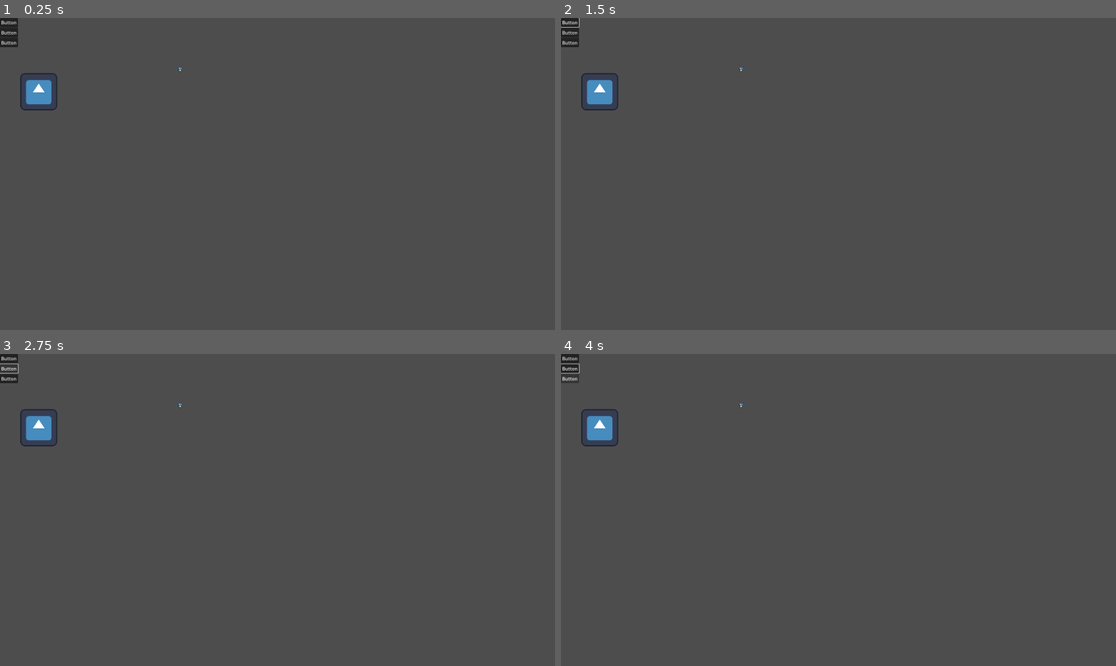
Above: before the commit, frames 1-4 (two rows, left to right).
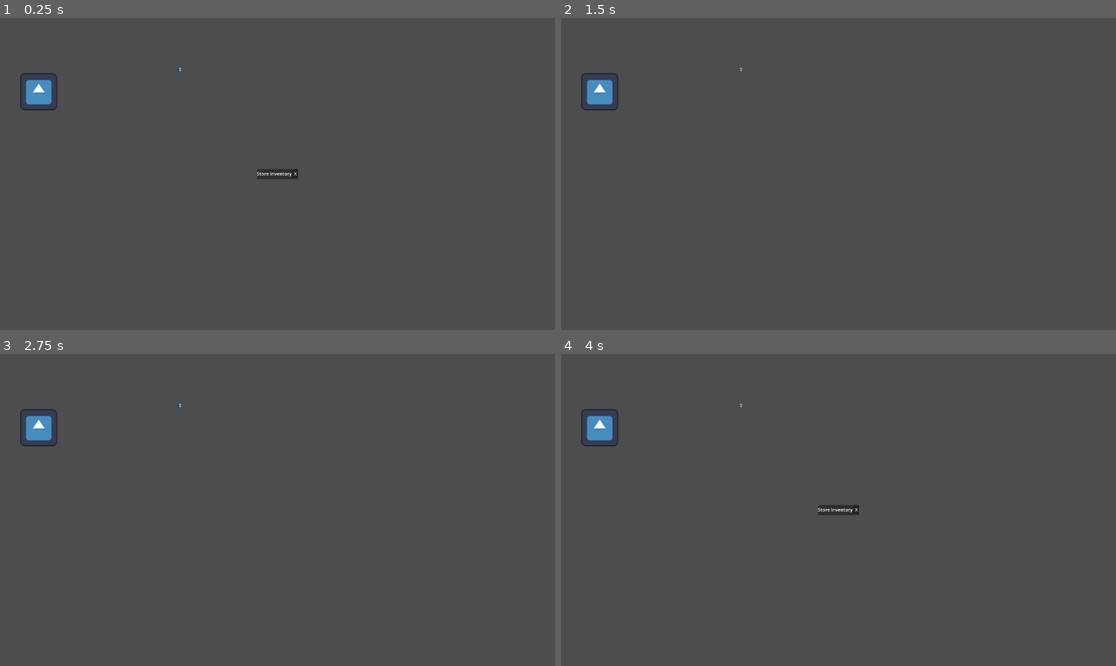
Above: after the commit, the same moments.

Repository: cmdcstudios/SSJ-June-2024
Game: Godot game, scene res://Scenes/main_game.tscn
Same seed, same stepped clock (60 frames per second), same inputs: the game is played once before the commit and once after it. The engine's default icon, where the game draws it, is replaced by a stand-in: a white triangle on a blue panel in a dark square.
Inputs (mouse positions are in pixels of both pictures, inside the frame that each line leads up to):
- Up to frame 1 (0.25 s): no input
- Up to frame 2 (1.5 s): click (572, 21) at 0.5 s, where only the run before the commit has a clickable "Button"; click (855, 174) at 1.25 s, where only the run after the commit has a clickable "X"
- Up to frame 3 (2.75 s): click (11, 369) at 2 s, where only the run before the commit has a clickable "Button"
- Up to frame 4 (4 s): click (572, 378) at 2.75 s, where only the run before the commit has a clickable "Button"; tap Enter at 3.5 s; hold Up (ui_up) from 3.53 s (still down)

The runs differ from the first frame. In frame 1, 0.5% of the frame differs, in the area x 0-54%, y 0-52%; in frame 2, 0.3%; in frame 3, 0.2%; in frame 4, 0.4%.

Commit message:
finish basic inventory system
Mouse over icons to add them to inventory. Press up arrow to see inventory. Press the x button to close.

Diff:
--- /dev/null
+++ b/Scenes/inventory_dialog.tscn
@@ -0,0 +1,36 @@
+[gd_scene load_steps=3 format=3 uid="uid://cdxvq8fhepfty"]
+
+[ext_resource type="Script" path="res://Scripts/inventory_dialog.gd" id="1_1yycd"]
+[ext_resource type="PackedScene" uid="uid://1sordm4ifq47" path="res://Scenes/item_slot.tscn" id="2_mqwlb"]
+
+[node name="InventoryDialog" type="PanelContainer"]
+anchors_preset = 15
+anchor_right = 1.0
+anchor_bottom = 1.0
+grow_horizontal = 2
+grow_vertical = 2
+script = ExtResource("1_1yycd")
+item_slot = ExtResource("2_mqwlb")
+
+[node name="VBoxContainer" type="VBoxContainer" parent="."]
+layout_mode = 2
+
+[node name="HBoxContainer" type="HBoxContainer" parent="VBoxContainer"]
+layout_mode = 2
+
+[node name="TitleLabel" type="Label" parent="VBoxContainer/HBoxContainer"]
+layout_mode = 2
+size_flags_horizontal = 3
+text = "Store Inventory"
+horizontal_alignment = 1
+
+[node name="CloseButton" type="Button" parent="VBoxContainer/HBoxContainer"]
+layout_mode = 2
+text = "X"
+
+[node name="GridContainer" type="GridContainer" parent="VBoxContainer"]
+unique_name_in_owner = true
+layout_mode = 2
+columns = 4
+
+[connection signal="pressed" from="VBoxContainer/HBoxContainer/CloseButton" to="." method="_on_close_button_pressed"]
--- a/Scenes/item_pickup.tscn
+++ b/Scenes/item_pickup.tscn
@@ -1,6 +1,6 @@
 [gd_scene load_steps=4 format=3 uid="uid://c7hs5wie2t40n"]
 
-[ext_resource type="Script" path="res://Scenes/pickup.gd" id="1_wjet6"]
+[ext_resource type="Script" path="res://pickup.gd" id="1_wjet6"]
 [ext_resource type="Resource" uid="uid://d2bevhnx0egs1" path="res://Data/Items/godot_icon_item.tres" id="2_usyh3"]
 
 [sub_resource type="RectangleShape2D" id="RectangleShape2D_l1s52"]
--- /dev/null
+++ b/Scenes/item_slot.tscn
@@ -0,0 +1,12 @@
+[gd_scene load_steps=3 format=3 uid="uid://1sordm4ifq47"]
+
+[ext_resource type="Texture2D" uid="uid://dn70bcoqkl0yu" path="res://icon.svg" id="1_lo1l2"]
+[ext_resource type="Script" path="res://Scripts/item_slot.gd" id="1_u7l74"]
+
+[node name="ItemSlot" type="PanelContainer"]
+script = ExtResource("1_u7l74")
+
+[node name="TextureRect" type="TextureRect" parent="."]
+unique_name_in_owner = true
+layout_mode = 2
+texture = ExtResource("1_lo1l2")
--- a/Scenes/main_game.tscn
+++ b/Scenes/main_game.tscn
@@ -1,33 +1,14 @@
-[gd_scene load_steps=6 format=3 uid="uid://18fcv8pdliix"]
+[gd_scene load_steps=7 format=3 uid="uid://18fcv8pdliix"]
 
-[ext_resource type="Script" path="res://Scenes/panel_container.gd" id="1_34jk2"]
 [ext_resource type="PackedScene" uid="uid://c7hs5wie2t40n" path="res://Scenes/item_pickup.tscn" id="2_lva3y"]
 [ext_resource type="Resource" uid="uid://cvkb0ni4lmkq" path="res://Data/Items/dino_plush.tres" id="3_i0ch5"]
+[ext_resource type="Script" path="res://Scripts/ui_root.gd" id="4_72xad"]
 [ext_resource type="Script" path="res://Scripts/Player.gd" id="4_ya4oq"]
+[ext_resource type="PackedScene" uid="uid://cdxvq8fhepfty" path="res://Scenes/inventory_dialog.tscn" id="5_ggvh3"]
 
 [sub_resource type="CircleShape2D" id="CircleShape2D_w5ke0"]
 
 [node name="MainGame" type="Node3D"]
-
-[node name="PanelContainer" type="PanelContainer" parent="."]
-offset_right = 40.0
-offset_bottom = 40.0
-script = ExtResource("1_34jk2")
-
-[node name="VBoxContainer" type="VBoxContainer" parent="PanelContainer"]
-layout_mode = 2
-
-[node name="Button" type="Button" parent="PanelContainer/VBoxContainer"]
-layout_mode = 2
-text = "Button"
-
-[node name="Button2" type="Button" parent="PanelContainer/VBoxContainer"]
-layout_mode = 2
-text = "Button"
-
-[node name="Button3" type="Button" parent="PanelContainer/VBoxContainer"]
-layout_mode = 2
-text = "Button"
 
 [node name="ItemPickup" parent="." instance=ExtResource("2_lva3y")]
 position = Vector2(134, 255)
@@ -37,9 +18,25 @@
 item = ExtResource("3_i0ch5")
 
 [node name="Player" type="Node" parent="."]
+unique_name_in_owner = true
 script = ExtResource("4_ya4oq")
 
 [node name="MouseArea" type="Area2D" parent="Player"]
 
 [node name="CollisionShape2D" type="CollisionShape2D" parent="Player/MouseArea"]
 shape = SubResource("CircleShape2D_w5ke0")
+
+[node name="UIRoot" type="CanvasLayer" parent="."]
+script = ExtResource("4_72xad")
+
+[node name="InventoryDialog" parent="UIRoot" instance=ExtResource("5_ggvh3")]
+unique_name_in_owner = true
+anchors_preset = 8
+anchor_left = 0.5
+anchor_top = 0.5
+anchor_right = 0.5
+anchor_bottom = 0.5
+offset_left = -71.0
+offset_top = -17.5
+offset_right = 71.0
+offset_bottom = 17.5
--- a/Scripts/Inventory.gd
+++ b/Scripts/Inventory.gd
@@ -1,24 +1,29 @@
 class_name Inventory
 
 var _contents: Array[Item] = []
-
+var _inv_slots: int = 16
+## Adds an item to the inventory.
 func add_item(item: Item):
 	# add a valid item to the array
 	# if it doesn't return an error
 	if !item: return "Not a valid item!"
 	_contents.append(item)
 
-	pass
+func remove_item(item: Item):
+	if !item: return "Not a valid item!"
+	_contents.erase(item)
 
-func remove_item(item: Item):
-	# find item in array and remove it
-	# if it doesn't exist return an error
-	pass
-
+# I don't know if this actually works
 func get_item(item: Item):
-	# search for item in inventory_array and then return it.
-	# if it doesn't exist return an error
-	pass
+	if !item: return "Not a valid item"
+	return _contents.find(item)
 
 func get_inventory_contents() -> Array[Item]:
 	return _contents
+
+# todo: must haves
+# - slots (need to have at least 16)
+
+#todo: stretch goals
+# - stacks
+# - create additional functionalities?
--- /dev/null
+++ b/Scripts/inventory_dialog.gd
@@ -0,0 +1,20 @@
+class_name InventoryDialog
+extends PanelContainer
+
+@export var item_slot: PackedScene
+@onready var grid_container: GridContainer = %GridContainer
+
+func open_inv_dialog(inventory:Inventory):
+	show()
+	clear_inv_dialog()
+	for item in inventory.get_inventory_contents():
+		var slot = item_slot.instantiate()
+		grid_container.add_child(slot)
+		slot.display_item(item)
+
+func _on_close_button_pressed() -> void:
+	hide()
+
+func clear_inv_dialog() -> void:
+	for child in grid_container.get_children():
+		child.queue_free()
--- /dev/null
+++ b/Scripts/item_slot.gd
@@ -0,0 +1,6 @@
+extends PanelContainer
+
+@onready var texture_rect: TextureRect = %TextureRect
+
+func display_item(item:Item):
+	texture_rect.texture = item.inventory_icon
--- /dev/null
+++ b/Scripts/ui_root.gd
@@ -0,0 +1,8 @@
+extends CanvasLayer
+
+@onready var player: Player = %Player
+@onready var inventory_dialog: InventoryDialog = %InventoryDialog
+
+func _input(event: InputEvent) -> void:
+	if event.is_action_pressed("ui_up"):
+		inventory_dialog.open_inv_dialog(player.game_inventory)
Renamed: Scenes/panel_container.gd -> Scripts/panel_container.gd
Renamed: Scenes/pickup.gd -> pickup.gd
